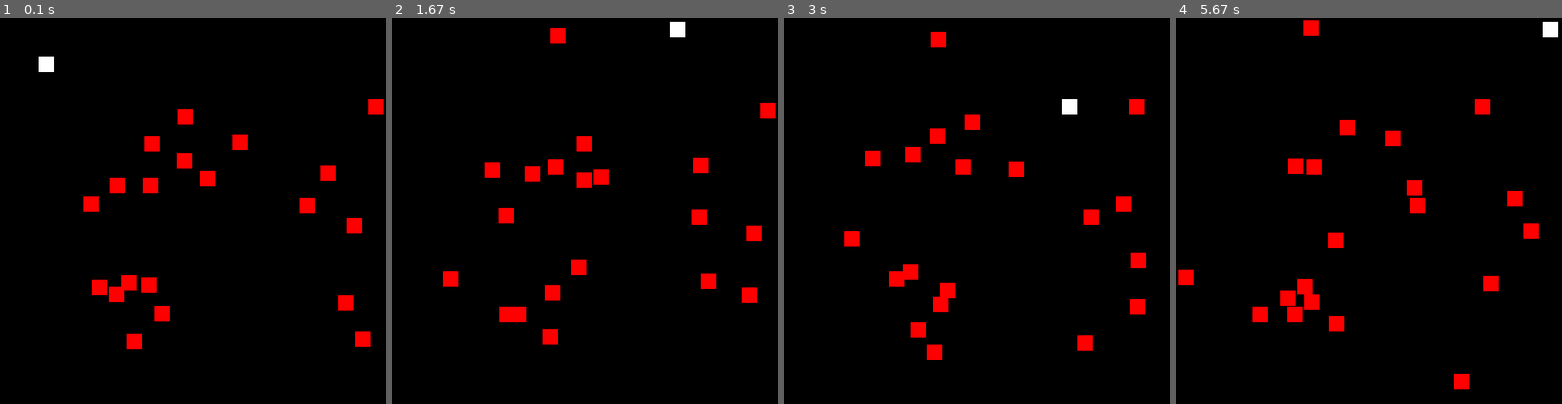
Above: before the commit, frames 1-4 (left to right).
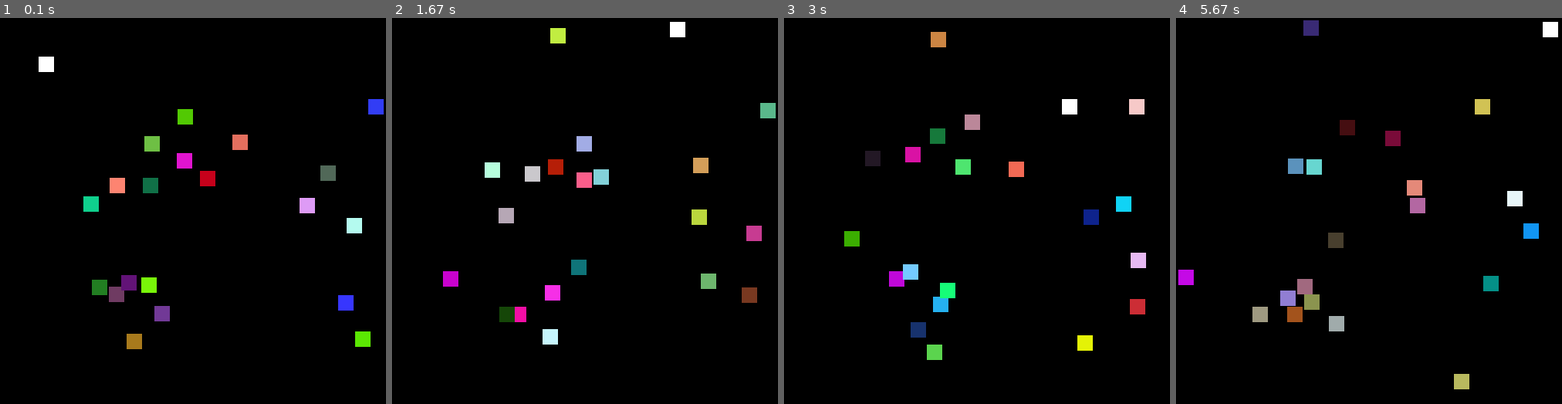
Above: after the commit, the same moments.

Repository: syki66/mini-game
Game: pygame game, started from pygame_test.py
Two runs of this game, one before a commit and one after it. Both use one fixed random seed, a clock stepped at 60 frames per second and the inputs below.
Inputs:
- Up to frame 1 (0.1 s): no input
- Up to frame 2 (1.67 s): hold Right 0.33-0.8 s; hold Up 0.83-1.13 s; hold Right 1.17-1.63 s
- Up to frame 3 (3 s): hold Down 2.23-2.53 s
- Up to frame 4 (5.67 s): hold Up 3-3.37 s; hold Right 3.4-4.03 s; hold Left 4.47-4.93 s; hold Right 4.97-5.43 s; hold Up from 5.47 s (still down)

The runs differ from the first frame. In frame 1, 3.2% of the frame differs, in the area x 21-100%, y 21-86%; in frame 2, 3.2%; in frame 3, 3.2%; in frame 4, 3.2%, in the area x 0-94%, y 0-97%.

Commit message:
add random enemy color

Diff:
--- a/pygame_test.py
+++ b/pygame_test.py
@@ -52,12 +52,13 @@
 
     win.fill((0,0,0)) # 각 도형 자취 안남도록 하는것 및 배경설정
 
-    pygame.draw.rect(win, (255,255, 255), (x, y, width, height)) # 플레이어 그리기
+    pygame.draw.rect(win, (255,255,255), (x, y, width, height)) # 플레이어 그리기
 
 
     # 적 움직임, 우선 랜덤하게 각자 움직이게함
     for i in range(len(enemy)):
-        pygame.draw.rect(win, (255, 0, 0), (enemy[i][0], enemy[i][1], width, height))
+        randomColor = (random.randrange(0,256),random.randrange(0,256),random.randrange(0,256)) # 적 랜덤컬러
+        pygame.draw.rect(win, randomColor, (enemy[i][0], enemy[i][1], width, height))
         randomMove = random.randrange(0,4)
 
         if randomMove == 0 and enemy[i][0] > vel:
